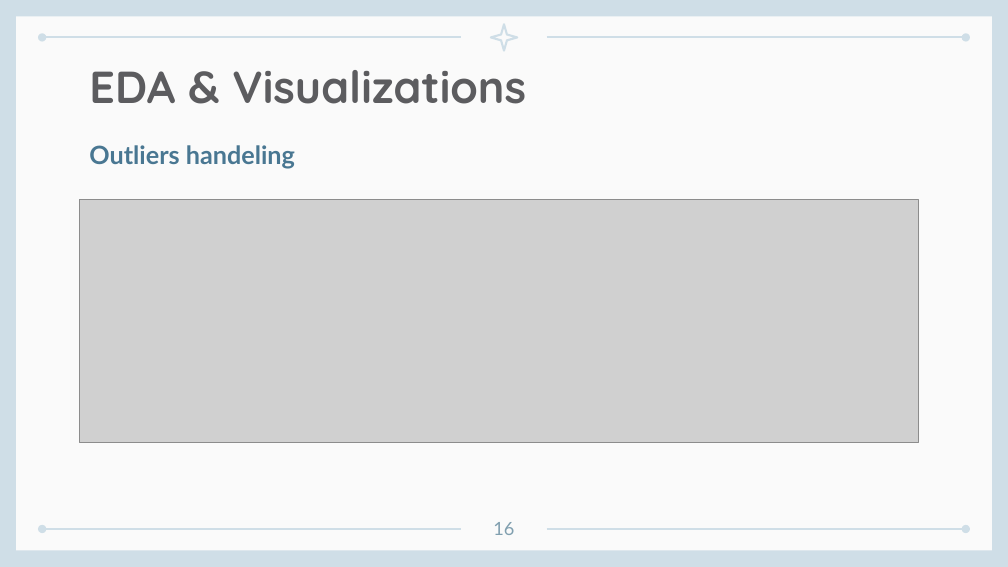
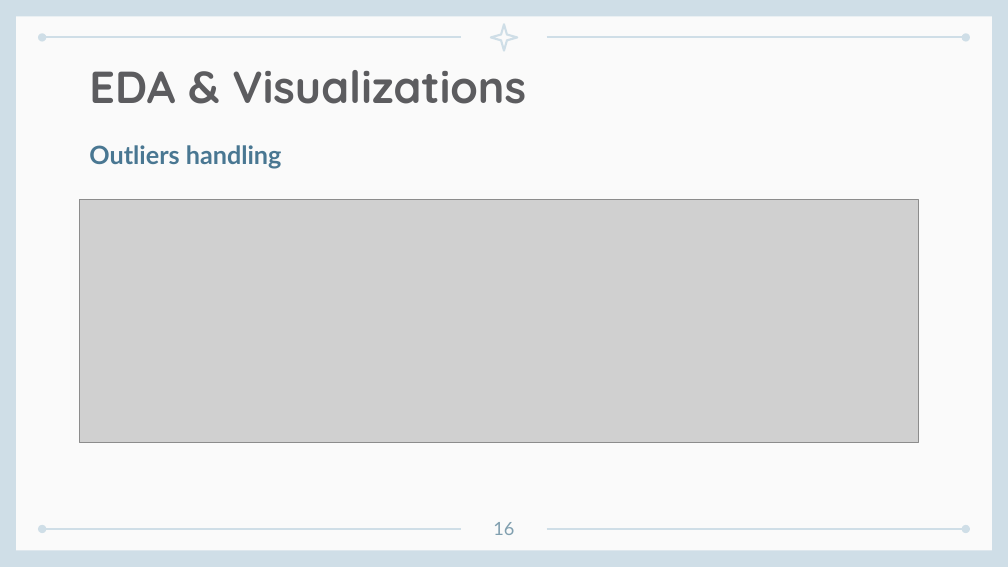
Before and after one commit to AliHashish/FIFA_Players_Analysis, a slide deck: slide 16 of Docs/Team10.pptx. Drawn at 1008x567 pixels with LibreOffice and Linux fonts; fonts in the diff are those of the drawing; grey boxes stand for pictures. Boxes give left, top, right and bottom in pixels: in the first picture for what was removed or moved away, otherwise in the second. Text is boxed around its words. In the diff, an @@ line names an element or a change of style, - is before the commit and + after.

```diff
--- a/Docs/Team10.pptx
+++ b/Docs/Team10.pptx
@@ text at bbox=[89, 145, 282, 168]: text changed @@
-Outliers handeling
+Outliers handling
```
Also in this commit, not shown: 4 other slides changed, 3 other files.
